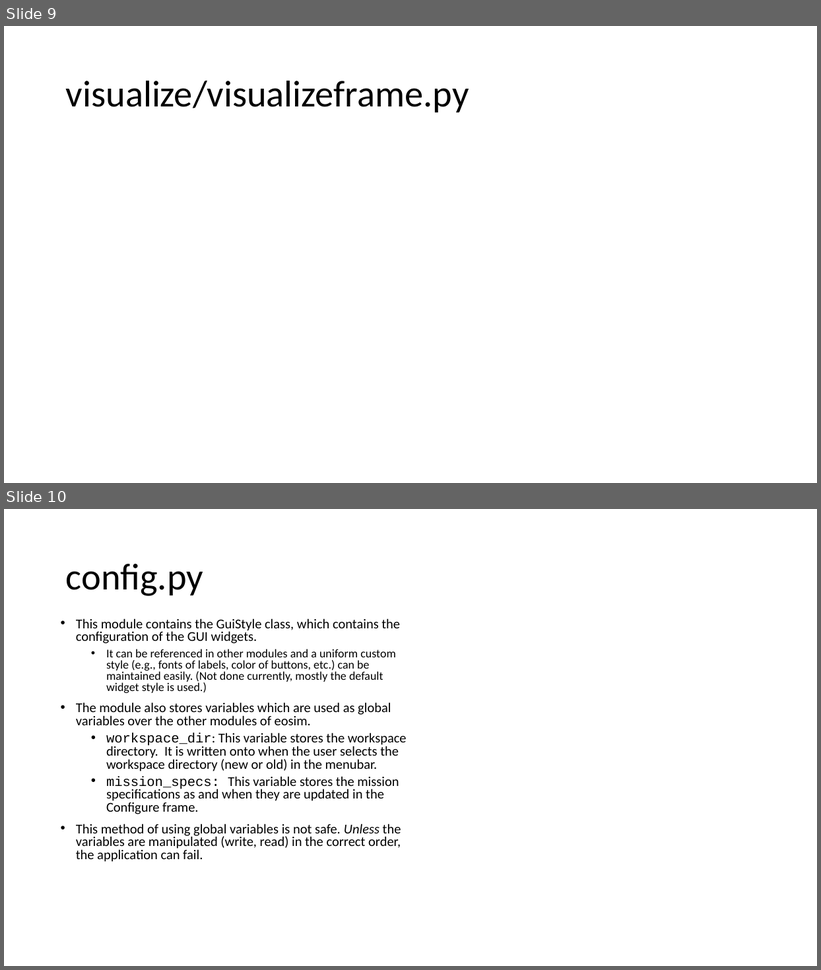
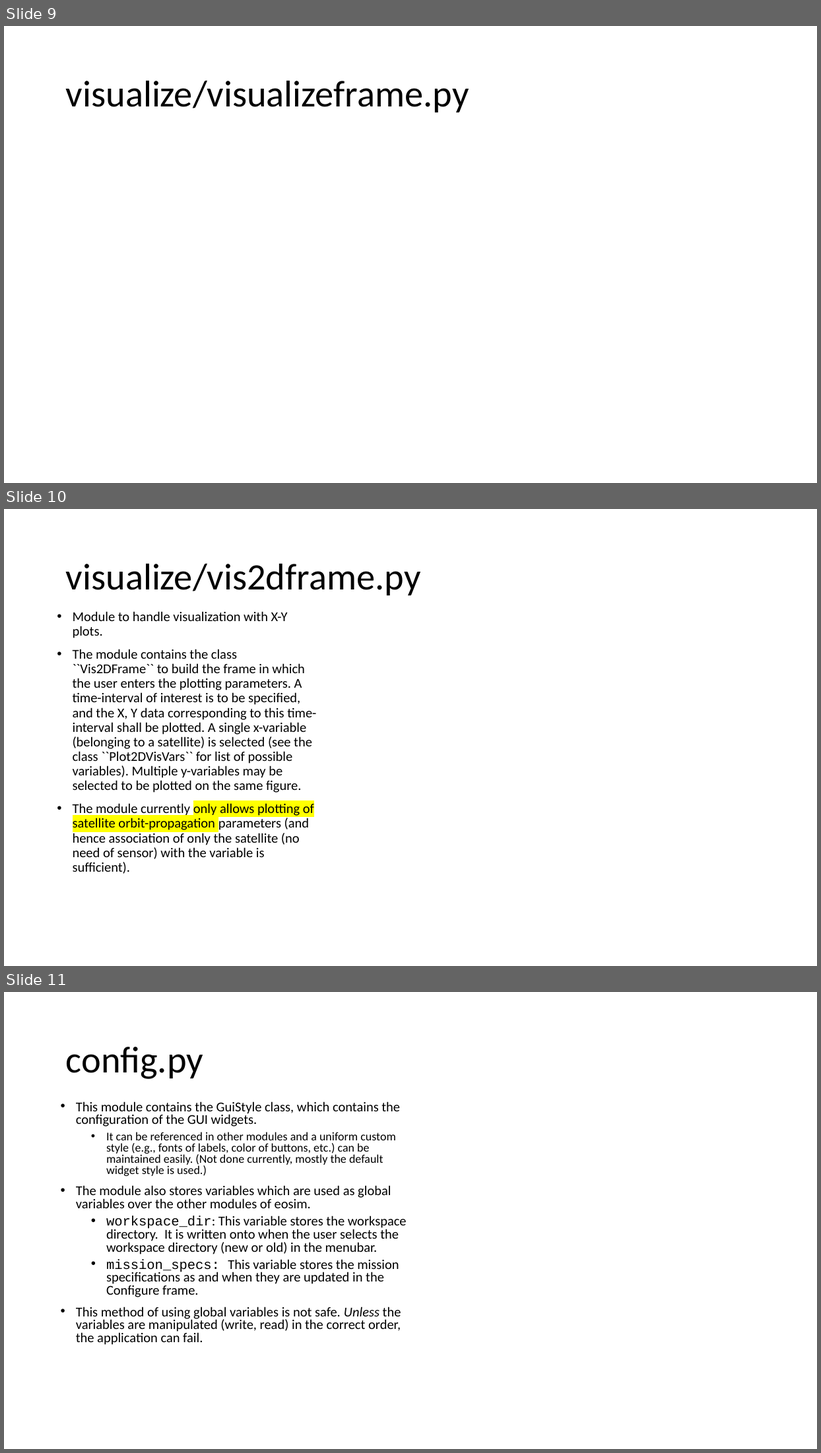
Before and after one commit to EarthObservationSimulator/eosim-gui, a slide deck: docs/codebase_description.pptx. Shown one above the other, each under a label of ours: slides 9 and 10 before the commit, slides 9, 10 and 11 after it. The pictures are 821x970 and 821x1453 pixels, drawn with LibreOffice and Linux fonts; fonts in the diff are those of the drawing. Boxes give left, top, right and bottom in pixels: in the first picture for what was removed or moved away, otherwise in the second. Text is boxed around its words. In the diff, an @@ line names an element or a change of style, - is before the commit and + after.

Commit message:
update ppt doc

```diff
--- a/docs/codebase_description.pptx
+++ b/docs/codebase_description.pptx
@@ slide 10 added at bbox=[4, 509, 817, 966], background #FFFFFF @@
@@ title added at bbox=[66, 563, 421, 595], 44 pt, text #000000 @@
+visualize/vis2dframe.py
@@ text added at bbox=[73, 611, 316, 874], 16 pt, text #000000 @@
+• Module to handle visualization with X-Y plots.
+• The module contains the class ``Vis2DFrame`` to build the frame in which the user enters the plotting parameters. A time-interval of interest is to be specified, and the X, Y data corresponding to this time-interval shall be plotted. A single x-variable (belonging to a satellite) is selected (see the class ``Plot2DVisVars`` for list of possible variables). Multiple y-variables may be selected to be plotted on the same figure.
+• The module currently only allows plotting of satellite orbit-propagation parameters (and hence association of only the satellite (no need of sensor) with the variable is sufficient).
@@ what was slide 10 is now slide 11 @@
```
